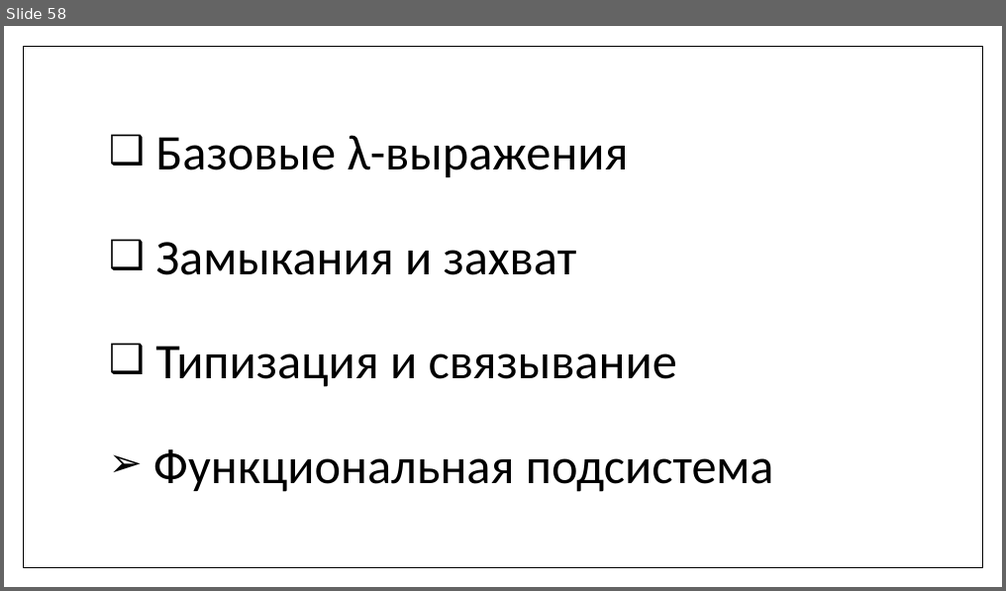
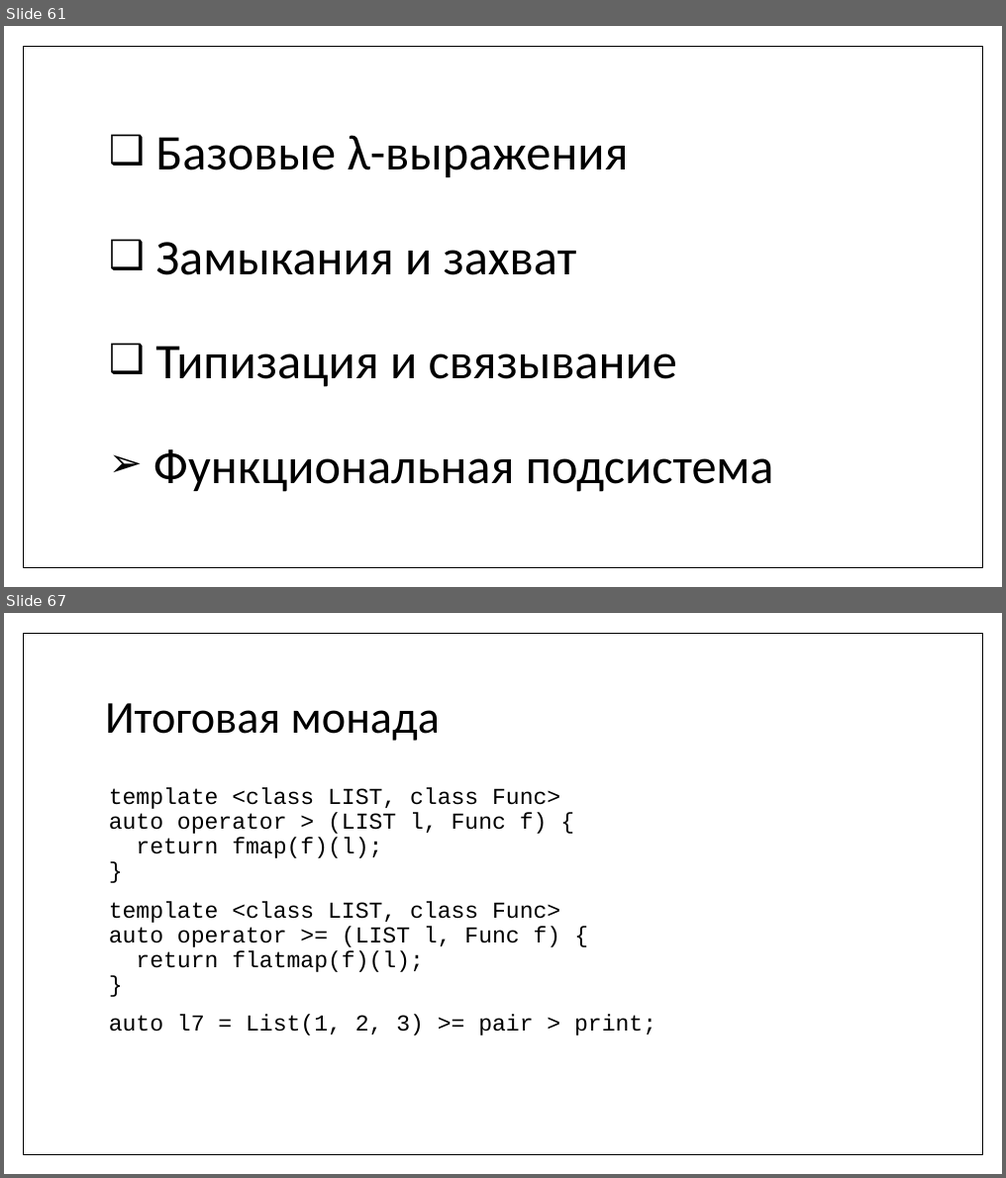
Before and after one commit to MIPT-ILab/cpp-lects-rus, a slide deck: slides/lec2-7-lambdas.pptx. Shown one above the other, each under a label of ours: slide 58 before the commit, slides 61 and 67 after it; the slides between them are not shown. The pictures are 1006x591 and 1006x1178 pixels, drawn with LibreOffice and Linux fonts; fonts in the diff are those of the drawing. Boxes give left, top, right and bottom in pixels: in the first picture for what was removed or moved away, otherwise in the second. Text is boxed around its words. In the diff, an @@ line names an element or a change of style, - is before the commit and + after.

```diff
--- a/slides/lec2-7-lambdas.pptx
+++ b/slides/lec2-7-lambdas.pptx
@@ slide 67 added at <box>4,613,1002,1174</box>, background #FFFFFF; not listed: 1 template element that a slide beside it also shows @@
@@ title added at <box>105,703,440,741</box>, 44 pt, text #000000 @@
+Итоговая монада
@@ text added at <box>109,788,656,1036</box>, 22 pt, text #000000 @@
+template <class LIST, class Func>
+auto operator > (LIST l, Func f) {
+return fmap(f)(l);
+}
+template <class LIST, class Func>
+auto operator >= (LIST l, Func f) {
+return flatmap(f)(l);
+}
+auto l7 = List(1, 2, 3) >= pair > print;
@@ what was slide 58 is now slide 61 @@
```
Also in this commit, not shown: 6 slides changed, 9 other slides added, 10 other files.
